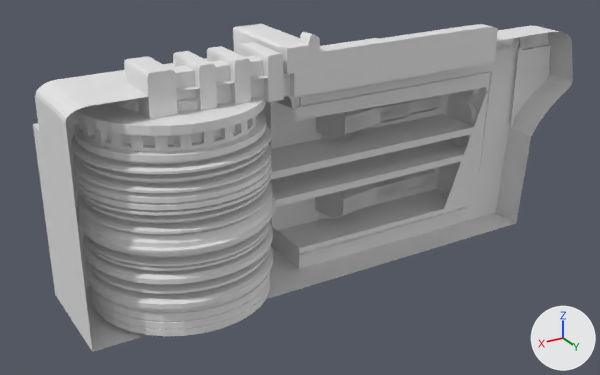
What one commit did to the Blender file Obj_Dreadnought_Corrupted_A.blend.
Camera for both pictures: a 50 mm camera at (1.94, 2.94, 2.28) aimed at (-0.09, -0.45, 0.59). Every picture has the same lights, and +X, +Y and +Z are marked at lower right. The picture after the commit comes second.

Objects in the first picture: 'Dreadnought body', 'Engine (leave seperate from body)'.
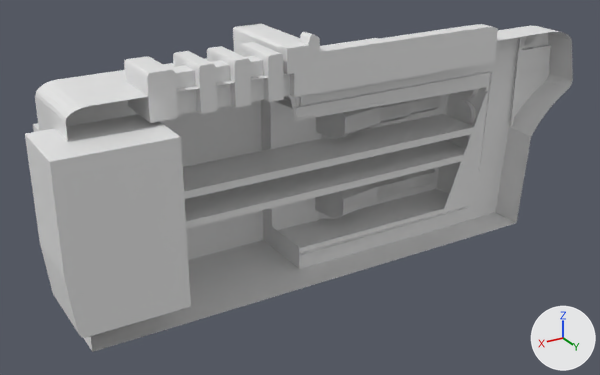
The newer file is also turned or shifted as a whole; pictures and numbers use the older file's frame.

The change, as a diff of the scene's bpy script:
```diff
--- a/Obj_Dreadnought_Corrupted_A.blend.py
+++ b/Obj_Dreadnought_Corrupted_A.blend.py
@@ me_cube_016 @@
+me_cube_016.from_pydata(...)  # 32 vertices, 20 faces; spans x -1.0..1.0, y -1.0..1.0, z -1.0..1.0
@@ ob_engine__leave_seperate_from_body @@
 ob_engine__leave_seperate_from_body.scale = (0.431, 0.431, -0.0447)
+ob_engine__leave_seperate_from_body.hide_set(True)
@@ ob_cube @@
+ob_cube = bpy.data.objects.new('Cube', me_cube_016)
+ob_cube.location = (1.013, -0.135, 0.784)
+ob_cube.rotation_euler = (0.0, 0.0, 3.142)  # degrees (0, 0, 180)
+ob_cube.scale = (0.258, 0.179, 0.387)
```

What differs and where, as boxes (x1, y1, x2, y2) in the pictures (600 x 375 px):
'Engine (leave seperate from body)', hidden
    before: (71, 97, 276, 336)
'Cube', added
    after: (25, 114, 191, 338)
